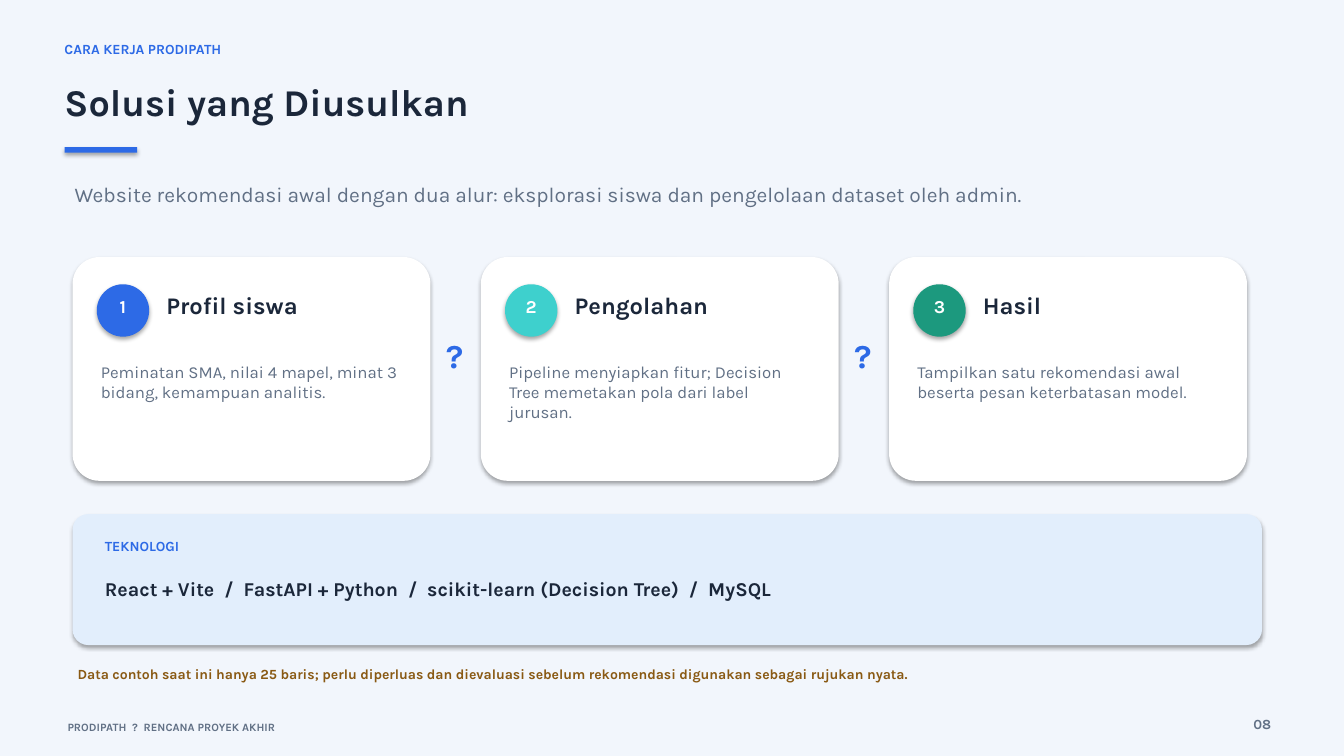
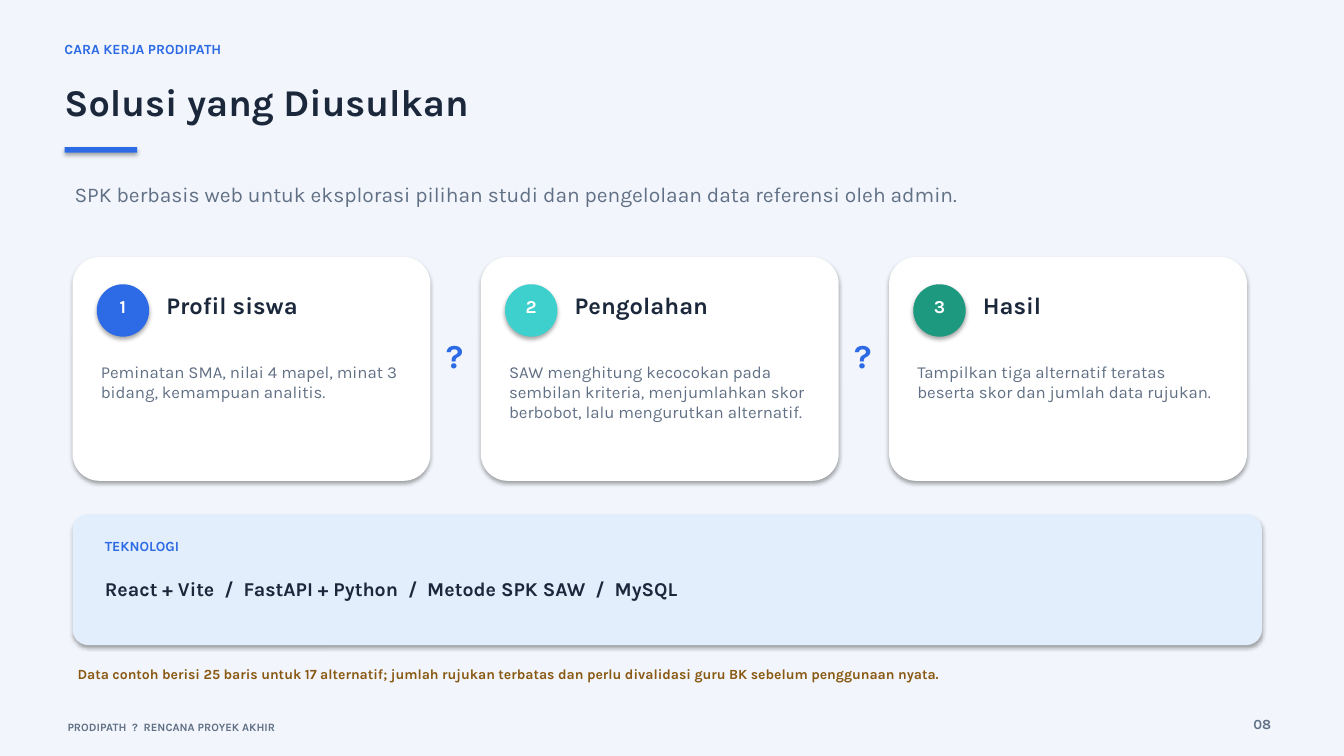
Before and after one commit to yudistyo12/ProdiPath-SMA-M-2-BALAM, a slide deck: slide 8 of ProdiPath_Presentasi_Proyek_Akhir.pptx. Drawn at 1344x756 pixels with LibreOffice and Linux fonts; fonts in the diff are those of the drawing. Boxes give left, top, right and bottom in pixels: in the first picture for what was removed or moved away, otherwise in the second. Text is boxed around its words. In the diff, an @@ line names an element or a change of style, - is before the commit and + after.

```diff
--- a/ProdiPath_Presentasi_Proyek_Akhir.pptx
+++ b/ProdiPath_Presentasi_Proyek_Akhir.pptx
@@ text at (75,187,957,207): text changed @@
-Website rekomendasi awal dengan dua alur: eksplorasi siswa dan pengelolaan dataset oleh admin.
+SPK berbasis web untuk eksplorasi pilihan studi dan pengelolaan data referensi oleh admin.
@@ text at (509,366,804,422): text changed @@
-Pipeline menyiapkan fitur; Decision Tree memetakan pola dari label jurusan.
+SAW menghitung kecocokan pada sembilan kriteria, menjumlahkan skor berbobot, lalu mengurutkan alternatif.
@@ text at (917,366,1210,402): text changed @@
-Tampilkan satu rekomendasi awal beserta pesan keterbatasan model.
+Tampilkan tiga alternatif teratas beserta skor dan jumlah data rujukan.
@@ text at (105,582,678,601): text changed @@
-React + Vite / FastAPI + Python / scikit-learn (Decision Tree) / MySQL
+React + Vite / FastAPI + Python / Metode SPK SAW / MySQL
@@ text at (78,669,939,683): text changed @@
-Data contoh saat ini hanya 25 baris; perlu diperluas dan dievaluasi sebelum rekomendasi digunakan sebagai rujukan nyata.
+Data contoh berisi 25 baris untuk 17 alternatif; jumlah rujukan terbatas dan perlu divalidasi guru BK sebelum penggunaan nyata.
```
Also in this commit, not shown: 1 other slide changed, 42 other files.
